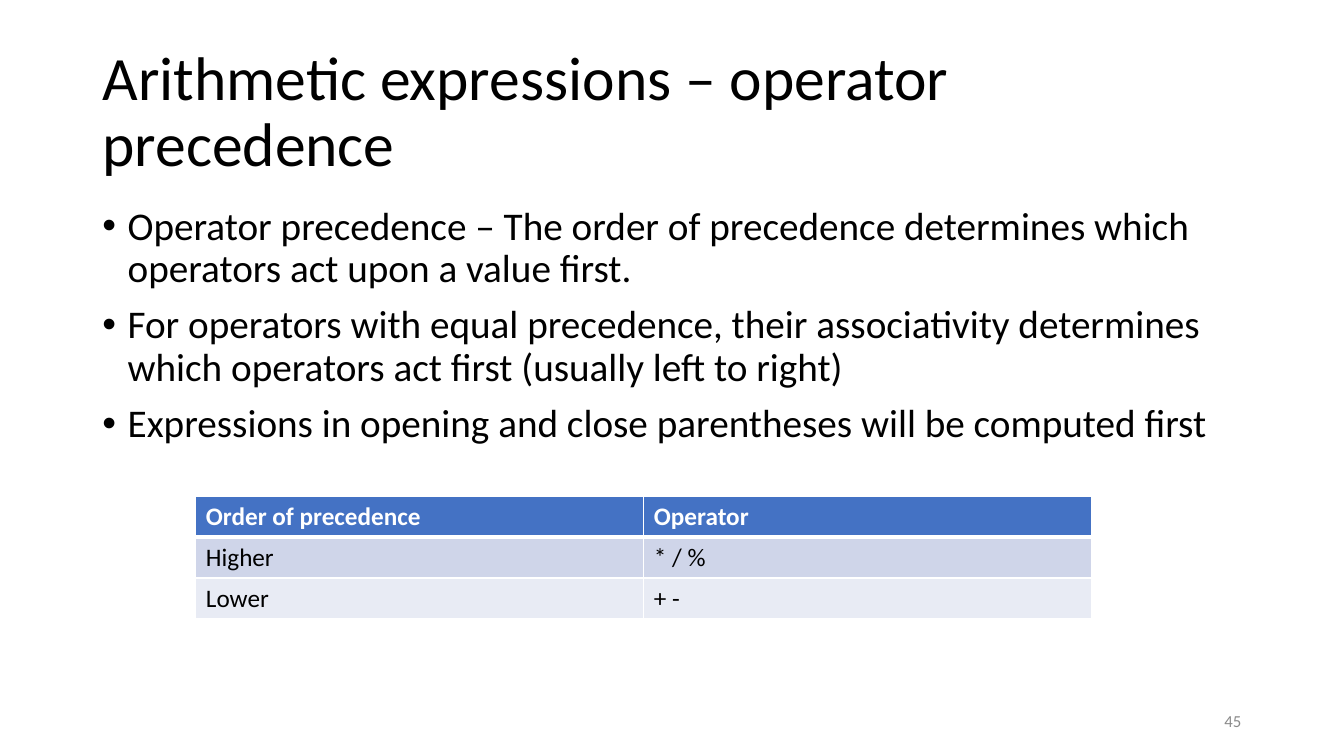
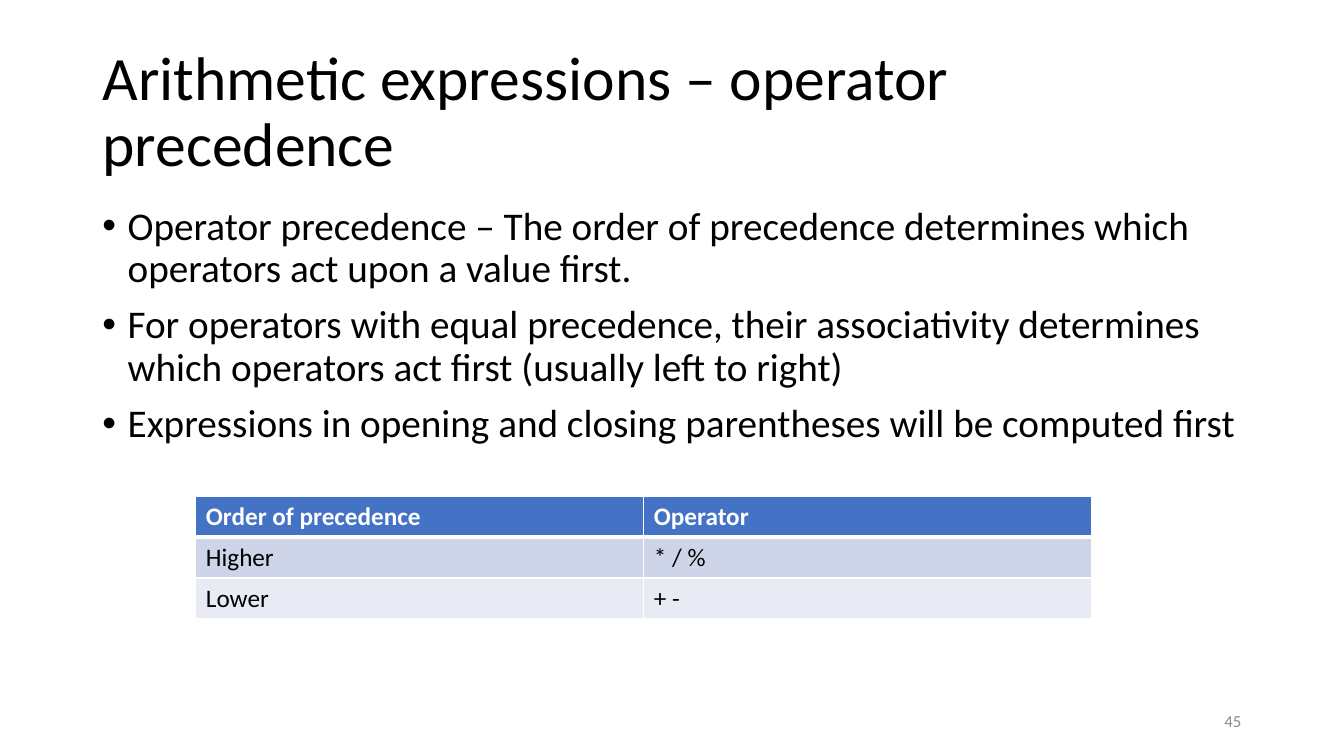
Before and after one commit to CodeIt-SADEAF/handout, a slide deck: slide 45 of Lesson1/L1_slides/L1_slides.pptx. Drawn at 1344x756 pixels with LibreOffice and Linux fonts; fonts in the diff are those of the drawing. Boxes give left, top, right and bottom in pixels: in the first picture for what was removed or moved away, otherwise in the second. Text is boxed around its words. In the diff, an @@ line names an element or a change of style, - is before the commit and + after.

```diff
--- a/Lesson1/L1_slides/L1_slides.pptx
+++ b/Lesson1/L1_slides/L1_slides.pptx
@@ text at [128,409,1235,444]: text changed @@
-• Expressions in opening and close parentheses will be computed first
+• Expressions in opening and closing parentheses will be computed first
```
Also in this commit, not shown: 8 other slides changed, 1 other file.
